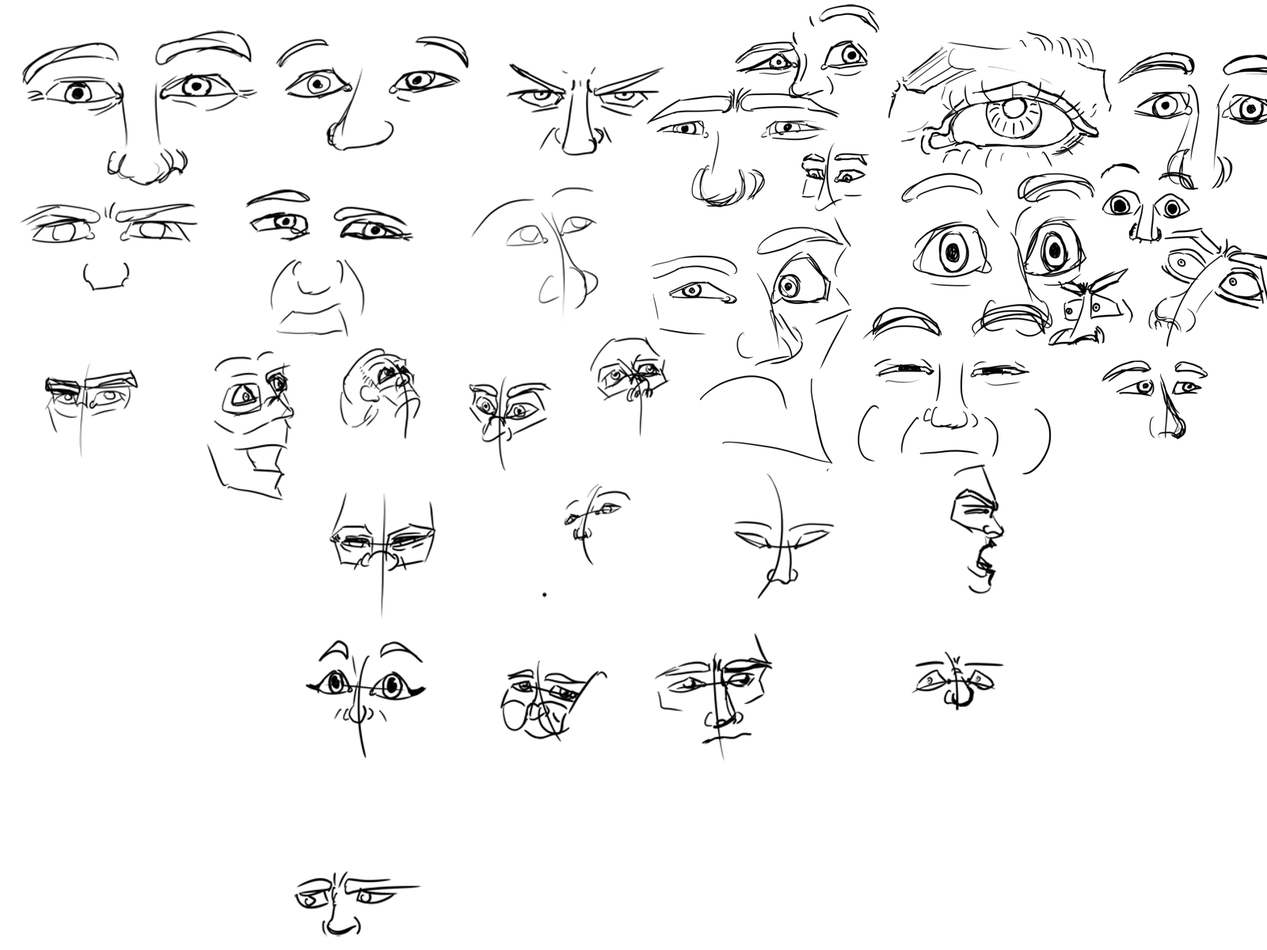
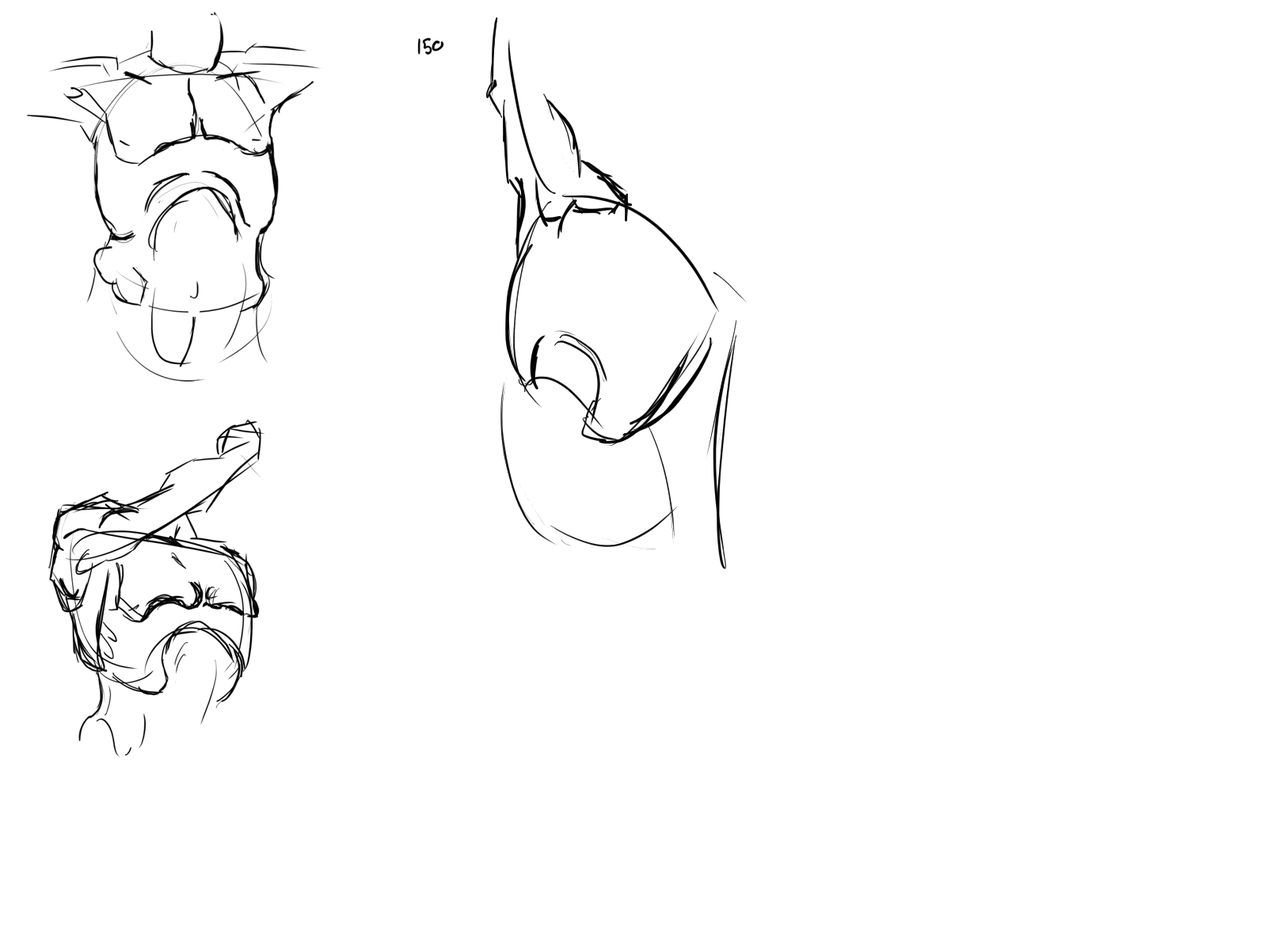
Before/after of a w=1267, h=950 layered artwork. What changed in the layer stack:
added layer "Layer 6" above "Eyes 3" over (18, 11, 761, 761)
hid "Eyes 3", painted on it over (253, 456, 1006, 937)
hid "Eyes 2", painted on it over (18, 11, 710, 609)
hid "Eyes", painted on it over (608, 3, 1267, 507)
painted on "Background" over (18, 3, 1267, 937)
